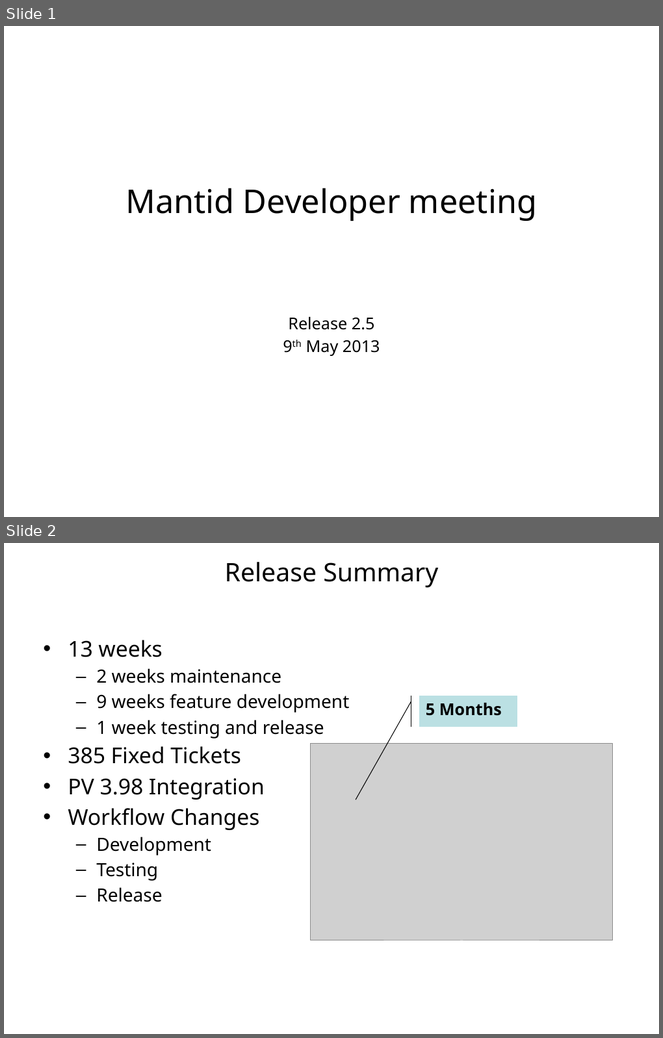
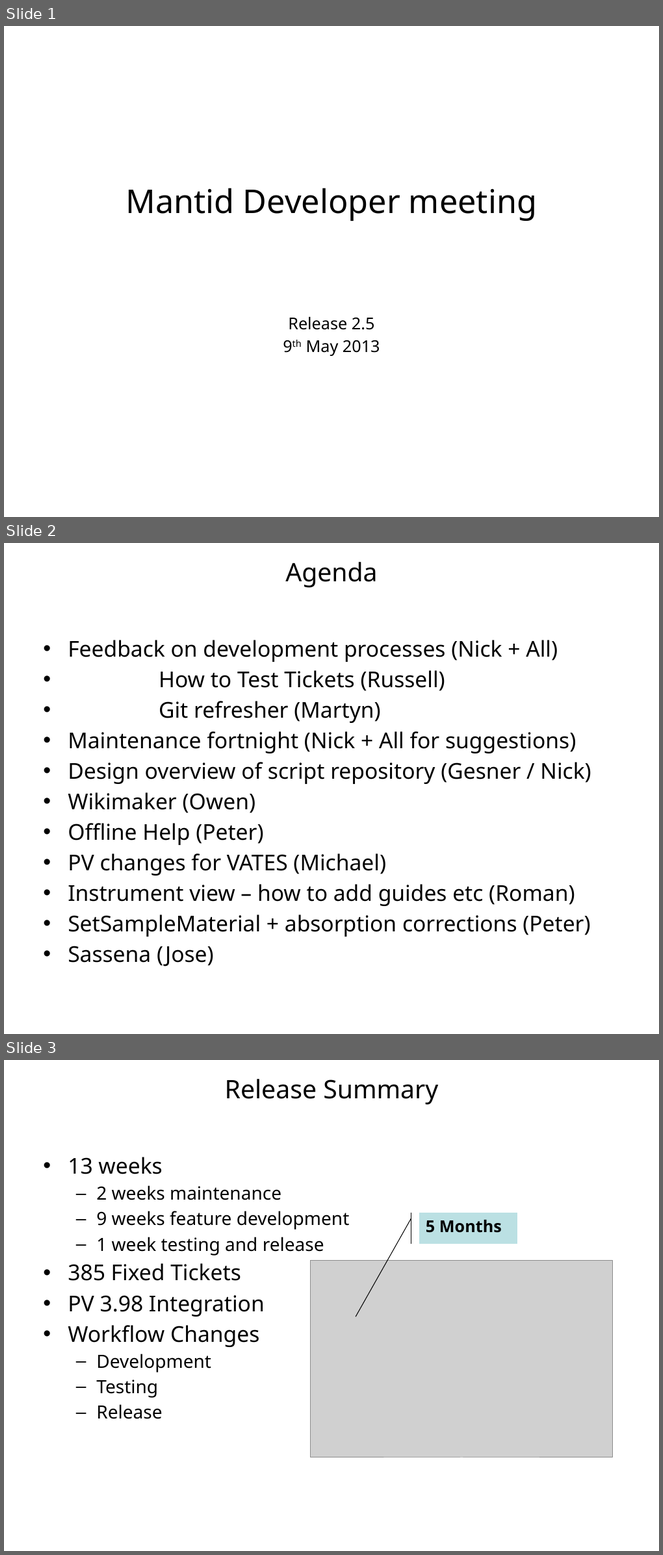
Before and after one commit to mantidproject/documents, a slide deck: Presentations/DevMeetings/2013-05-09/Intro & dev Process.pptx. Shown one above the other, each under a label of ours: slides 1 and 2 before the commit, slides 1, 2 and 3 after it. The pictures are 663x1038 and 663x1555 pixels, drawn with LibreOffice and Linux fonts; fonts in the diff are those of the drawing; grey boxes stand for pictures; background and template pictures are left out. Boxes give left, top, right and bottom in pixels: in the first picture for what was removed or moved away, otherwise in the second. Text is boxed around its words. In the diff, an @@ line names an element or a change of style, - is before the commit and + after.

Commit message:
devmeeting dev process)

```diff
--- a/Presentations/DevMeetings/2013-05-09/Intro & dev Process.pptx
+++ b/Presentations/DevMeetings/2013-05-09/Intro & dev Process.pptx
@@ slide 2 added at (4, 543, 659, 1034), background #FFFFFF @@
@@ title added at (285, 562, 377, 588), 28 pt, text #000000 @@
+Agenda
@@ text added at (68, 640, 591, 937), 24 pt, text #000000 @@
+• Feedback on development processes (Nick + All)
+• How to Test Tickets (Russell)
+• Git refresher (Martyn)
+• Maintenance fortnight (Nick + All for suggestions)
+• Design overview of script repository (Gesner / Nick)
+• Wikimaker (Owen)
+• Offline Help (Peter)
+• PV changes for VATES (Michael)
+• Instrument view – how to add guides etc (Roman)
+• SetSampleMaterial + absorption corrections (Peter)
+• Sassena (Jose)
@@ what was slide 2 is now slide 3 @@
```
Also in this commit, not shown: 1 other slide added.
